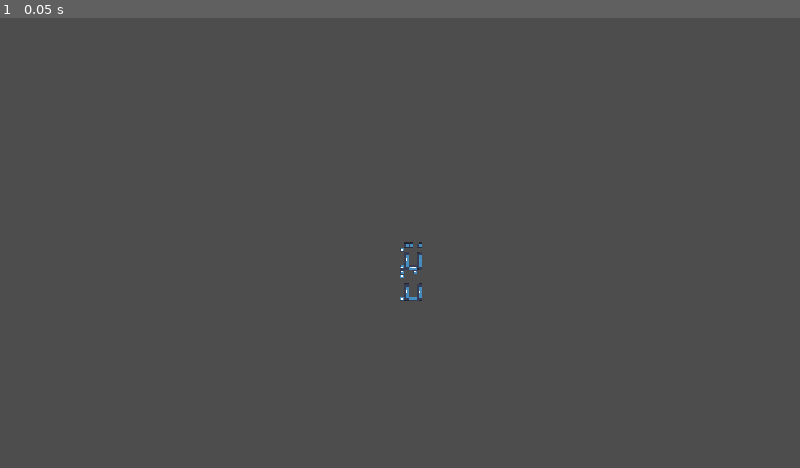
Above: before the commit, frame 1.
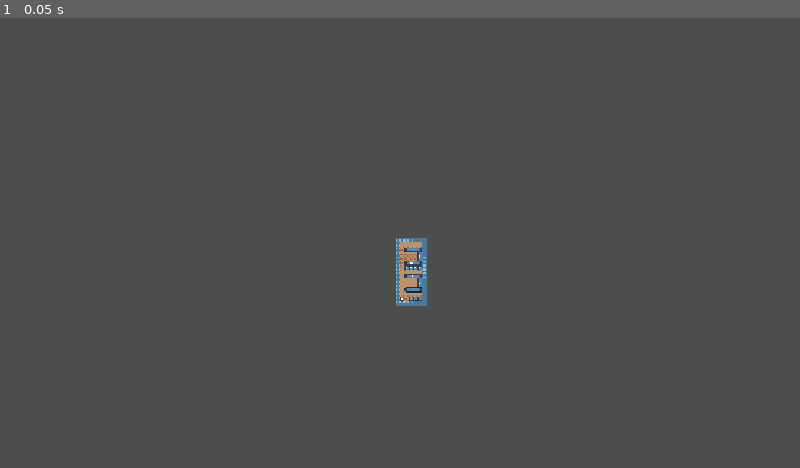
Above: after the commit, the same moment.

Repository: EfficiencySimplicity/godot-level-playground
Game: Godot game, scene res://Scenes/testing_ground.tscn
Two runs of this game, one before a commit and one after it. Both use one fixed random seed, a clock stepped at 60 frames per second and the inputs below. The engine's default icon, where the game draws it, is replaced by a stand-in: a white triangle on a blue panel in a dark square.
Inputs:
- Up to frame 1 (0.05 s): no input

The runs differ from the first frame. In frame 1, 0.5% of the frame differs, in the area x 49-54%, y 48-64%.

Commit message:
added no-blockoffs

Diff:
--- a/Scenes/testing_ground.tscn
+++ b/Scenes/testing_ground.tscn
@@ -1,10 +1,21 @@
 [gd_scene format=3 uid="uid://dkripvdutw57v"]
 
 [ext_resource type="PackedScene" uid="uid://d3vkeu8bqwqg3" path="res://Scenes/room_shape_generator.tscn" id="1_tam23"]
+[ext_resource type="Texture2D" uid="uid://bxav4rgy06bqu" path="res://Art/demo_wall_floor.png" id="1_wyk58"]
 [ext_resource type="PackedScene" uid="uid://yuk7707swaiy" path="res://Scenes/locker.tscn" id="2_1clf0"]
 [ext_resource type="PackedScene" uid="uid://dg274dgxm8udd" path="res://Scenes/table.tscn" id="3_0u5ym"]
 [ext_resource type="Script" uid="uid://c11lg1h47ilqr" path="res://Scripts/element_set.gd" id="3_dg8kd"]
 [ext_resource type="PackedScene" uid="uid://cotse7q4g2p5l" path="res://Scenes/desk.tscn" id="4_0u5ym"]
+
+[sub_resource type="TileSetAtlasSource" id="TileSetAtlasSource_k0nfe"]
+texture = ExtResource("1_wyk58")
+texture_region_size = Vector2i(64, 64)
+0:0/0 = 0
+1:0/0 = 0
+
+[sub_resource type="TileSet" id="TileSet_krb5w"]
+tile_size = Vector2i(64, 64)
+sources/0 = SubResource("TileSetAtlasSource_k0nfe")
 
 [sub_resource type="Resource" id="Resource_tam23"]
 script = ExtResource("3_dg8kd")
@@ -13,6 +24,9 @@
 
 [node name="TestingGround" type="Node2D" unique_id=1366896337]
 
+[node name="Floor" type="TileMapLayer" parent="." unique_id=1820883551]
+tile_set = SubResource("TileSet_krb5w")
+
 [node name="Camera2D" type="Camera2D" parent="." unique_id=1648027803]
 zoom = Vector2(0.1, 0.1)
 
--- a/Scripts/item_placer.gd
+++ b/Scripts/item_placer.gd
@@ -7,28 +7,81 @@
 # TODO: the whole placement thing in a single loop! so this obj never exposes its placement
 # and it self-deletes, maybe returning a bool if successful.
 
-func compile() -> PlacementStack:
-	var layers: Array[PlacementLayer]
+func attempt_place(parent: Node2D, map_stack: MapLayerStack) -> bool:
+	var stack = _compile()
+
+	var pos = get_non_room_blocking_placement(stack, map_stack, stack.get_ok_placements_on(map_stack))
+	if pos == null:
+		queue_free()
+		return false
+
+
+	# This is where the top left corner of the PlacementStack is in world space
+	var world_position = map_stack.cell_to_world(pos.position)
+	# This is how far away the stack is from me in world space
+	var stack_offset = (stack.world_origin - global_position)
+	# we add this, rotated correctly to the world position
+	var my_position = world_position - Vector2(pos.map_vector2i(stack_offset))
+	# get the center of that cell
+	my_position += Vector2(map_stack.layers.values()[0].cell_size / 2, map_stack.layers.values()[0].cell_size / 2)
+	# go to the proper corner and place!
+	my_position += Vector2(pos.map_vector2i(Vector2i(-map_stack.layers.values()[0].cell_size / 2, -map_stack.layers.values()[0].cell_size / 2)))
+
+	# if this is confusing, imagine a stack, and associated sprites,
+	# that starts 1 to the right and 1 down from the object origin
+	# (weird, but ok)
+
+	# so the stack_offset is (64, 64)
+
+	# also, say the world dest in the map is (100, 200)
+
+	# so the stack needs to be at 100, 200
+	# so the world position of the object needs to be at (100, 200) - (64, 64),
+	# or (36, 136)
+
+	parent.add_child(self)
+	global_position = my_position
+	rotation_degrees = pos.side * 90 - 90
+	stack.place(map_stack, pos)
+	return true
+
+func get_non_room_blocking_placement(stack: PlacementStack, map_stack: MapLayerStack, ok_placements: Array[Placement]):
+	while !ok_placements.is_empty():
+		var pos = ok_placements.pick_random()
+		ok_placements.remove_at(ok_placements.find(pos))
+
+		# Places it, accounting for all the offsets globally (using self),
+		# and fills in the maps by reference
+		var test_dest = map_stack.layers["Solids"].copy()
+		stack.layers["Solids"].old_layer.place_on(test_dest, stack.get_match_position(pos, stack.layers["Solids"]))
+		if test_dest.is_whole():
+			return pos
+
+	return null
+
+
+func _compile() -> PlacementStack:
+	var layers: Dictionary[String, PlacementLayer]
 
 	var _solids_layer = MapLayer.from_area2d(_solids)
 	if _solids_layer != null:
 		var solids_layer = PlacementLayer.new(_solids_layer,
 			{"Solids": _solids_layer.doesnt_collide, "MustBeEmpty": _solids_layer.doesnt_collide},
 			{"Solids": _solids_layer.place_on})
-		layers.append(solids_layer)
+		layers["Solids"] = solids_layer
 
 	var _must_be_solids_layer = MapLayer.from_area2d(_must_be_solids)
 	if _must_be_solids_layer != null:
 		var must_be_solids_layer = PlacementLayer.new(_must_be_solids_layer,
 			{"Solids": _must_be_solids_layer.overlaps})
-		layers.append(must_be_solids_layer)
+		layers["MustBeSolids"] = must_be_solids_layer
 
 	var _must_be_empty_layer = MapLayer.from_area2d(_must_be_empty)
 	if _must_be_empty_layer != null:
 		var must_be_empty_layer = PlacementLayer.new(_must_be_empty_layer,
 			{"Solids": _must_be_empty_layer.doesnt_collide},
 			{"MustBeEmpty": _must_be_empty_layer.place_on})
-		layers.append(must_be_empty_layer)
+		layers["MustBeEmpty"] = must_be_empty_layer
 
 	return PlacementStack.from_placement_layers(layers)
 
--- a/Scripts/map_layer.gd
+++ b/Scripts/map_layer.gd
@@ -18,6 +18,14 @@
 	data.create(_size)
 	data.set_bit_rect(Rect2i(Vector2i(0, 0), _size), fill)
 
+func copy() -> MapLayer:
+	var m = MapLayer.new(Vector2(1, 1))
+	m.data = data.duplicate()
+	m.size = size
+	m.world_origin = world_origin
+	m.cell_size = cell_size
+	return m
+
 ## Creates a MapLayer from a bounding rect (world space
 static func from_rect(rect: Rect2, _cell_size: int = 64, fill: bool = false) -> MapLayer:
 	var map_layer = MapLayer.new(rect.size / _cell_size, fill)
@@ -140,6 +148,44 @@
 	new_layer.world_origin = world_origin
 
 	return new_layer
+
+
+func place_on_tilemap(tilemap: TileMapLayer, source_id: int = -1, tile_pos: Vector2i = Vector2i(0, 0)):
+	# https://www.reddit.com/r/godot/comments/gb31yp/get_tile_index_for_use_in_tilemapset_cellx_y_tile/
+	iter_cells(
+		func(xy):
+			if !g(xy):
+				return
+			var cell = tilemap.local_to_map(world_origin + Vector2(xy * Vector2i(cell_size, cell_size)))
+			tilemap.set_cell(cell, source_id, tile_pos)
+	)
+
+func stamp_on_tilemap(tilemap: TileMapLayer, source_id: int = -1, true_tile_pos: Vector2i = Vector2i(0, 0), false_tile_pos: Vector2i = Vector2i(-1, -1)):
+	# https://www.reddit.com/r/godot/comments/gb31yp/get_tile_index_for_use_in_tilemapset_cellx_y_tile/
+	iter_cells(
+		func(xy):
+			var cell = tilemap.local_to_map(world_origin + Vector2(xy * Vector2i(cell_size, cell_size)))
+			tilemap.set_cell(cell, source_id, true_tile_pos if g(xy) else false_tile_pos)
+	)
+
+## Tests that all of the cells with the specified value are a single continuous area.
+func is_whole(value: bool = false):
+	var total_empty_cells = data.get_true_bit_count()
+	if !value: total_empty_cells = (size.x * size.y) - total_empty_cells
+
+	var hit_positions: Array[Vector2i] = []
+	return iter_cells(
+		(func(xy):
+			if g(xy) == value:
+				if hit_positions.size() == 0:
+					hit_positions.append(xy)
+				else:
+					if hit_positions.any(func(hit_xy): return (hit_xy - xy).length() == 1):
+						hit_positions.append(xy)
+				if hit_positions.size() == total_empty_cells:
+					return true),
+		false
+	)
 
 
 func iter_cells(f: Callable, default = null):
--- a/Scripts/placement_stack.gd
+++ b/Scripts/placement_stack.gd
@@ -2,22 +2,22 @@
 
 # could store size and world bounds as a whole thing forever...
 
-var layers: Array[PlacementLayer]
+var layers: Dictionary[String, PlacementLayer]
 
 # it would be better to store smaller maps and offsets,
 # but really, how much better?
 var world_origin: Vector2
 var size: Vector2i
 
-static func from_placement_layers(_layers: Array[PlacementLayer]):
+static func from_placement_layers(_layers: Dictionary[String, PlacementLayer]):
 	var stack = PlacementStack.new()
 	stack.layers = _layers
-	var array: Array[MapLayer]
-	array.assign(_layers)
-	var bounds = MapLayer.get_group_bounds(array)
+	var _array: Array[MapLayer] = []
+	_array.assign(_layers.values().map(func(x): return x.old_layer))
+	var bounds = MapLayer.get_group_bounds(_array)
 
 	stack.world_origin = bounds.position
-	stack.size = Vector2i(bounds.size / _layers[0].cell_size)
+	stack.size = Vector2i(bounds.size / _layers.values()[0].cell_size)
 
 	return stack
 
@@ -97,11 +97,11 @@
 	return ok_positions
 
 func placement_is_ok(other: MapLayerStack, pos: Placement):
-	for layer in layers:
+	for layer in layers.values():
 		if !layer.test_placeable(other, get_match_position(pos, layer)):
 			return false
 	return true
 
 func place(other: MapLayerStack, pos: Placement):
-	for layer in layers:
+	for layer in layers.values():
 		layer.place(other, get_match_position(pos, layer))
--- a/Scripts/room_shape_generator.gd
+++ b/Scripts/room_shape_generator.gd
@@ -52,28 +52,22 @@
 func place_element(element: ItemPlacer, map_stack: MapLayerStack):
 	print("I'm going to try to place ", element.name)
 	# creates the PlacementStack
-	var stack = element.compile()
-	# tests it on the given layers
-	var ok_placements = stack.get_ok_placements_on(map_stack)
-	if ok_placements.size() == 0:
+	if element.attempt_place(self, map_stack):
 		print("I couldn't place ", element.name)
-		element.queue_free()
-		return
+	else:
+		print("I placed the element")
 
-	var pos = ok_placements.pick_random()
-	print("I got the ok placement: ", pos)
-
-	# Places it, accounting for all the offsets globally (using self),
-	# and fills in the maps by reference
-	element.place(self, stack, map_stack, pos)
-	print("I placed the element")
-
-func get_map_stack() -> MapLayerStack:
+func get_solids_layer() -> MapLayer:
 	# TODO: there must be a way to set the fill of the area2d...
 	var layer = MapLayer.from_area2d(self, 64).inverted()
 	var solids_layer = MapLayer.new(layer.size + Vector2i(2, 2), true)
 	solids_layer.world_origin = layer.world_origin - Vector2(64, 64)
 	layer.stamp_on(solids_layer, Placement.new(Vector2i(1, 1)))
+
+	return solids_layer
+
+func get_map_stack() -> MapLayerStack:
+	var solids_layer = get_solids_layer()
 
 	var must_be_empty_layer = MapLayer.new(solids_layer.size)
 
@@ -98,3 +92,5 @@
 
 	for i in 25:
 		place_element(elements.get_element(), stack)
+
+	get_solids_layer().stamp_on_tilemap(owner.find_child("Floor"), 0, Vector2i(1, 0), Vector2i(0, 0))
Binary file added: Art/demo_wall_floor.png
Not shown, added: Art/demo_wall_floor.png.import
Not shown, added: Art/Krita/demo_floor_wall.kra
Not shown, added: Art/Krita/demo_floor_wall.kra~
